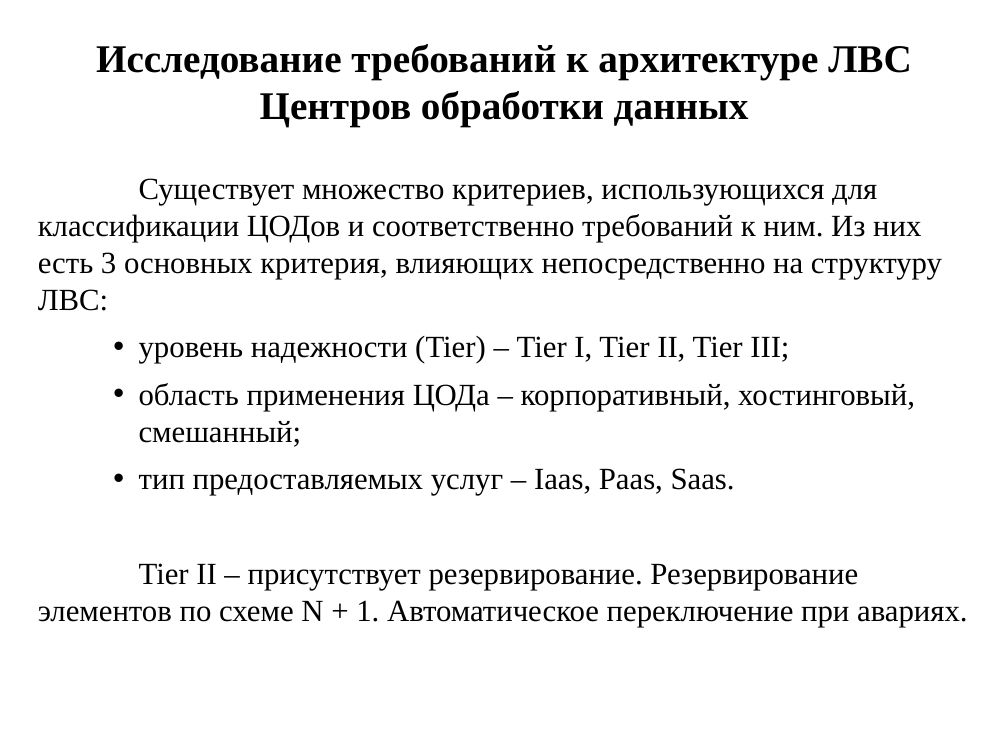
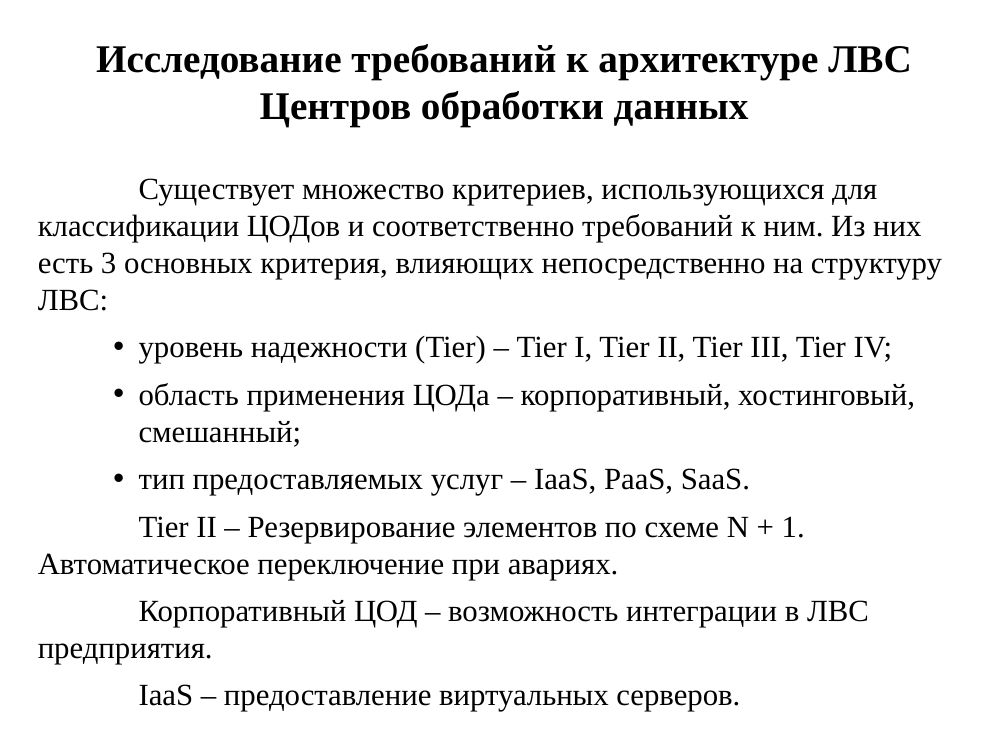
Before and after one commit to Ivashkka/diplom, a slide deck: slide 4 of Diplom_Rakov.pptx. Drawn at 1008x756 pixels with LibreOffice and Linux fonts; fonts in the diff are those of the drawing. Boxes give left, top, right and bottom in pixels: in the first picture for what was removed or moved away, otherwise in the second. Text is boxed around its words. In the diff, an @@ line names an element or a change of style, - is before the commit and + after.

```diff
--- a/Diplom_Rakov.pptx
+++ b/Diplom_Rakov.pptx
@@ text at box(139, 336, 893, 363): text changed @@
-• уровень надежности (Tier) – Tier I, Tier II, Tier III;
+• уровень надежности (Tier) – Tier I, Tier II, Tier III, Tier IV;
@@ text at box(38, 468, 869, 712): text changed @@
-• тип предоставляемых услуг – Iaas, Paas, Saas.
-Tier II – присутствует резервирование. Резервирование элементов по схеме N + 1. Автоматическое переключение при авариях.
+• тип предоставляемых услуг – IaaS, PaaS, SaaS.
+Tier II – Резервирование элементов по схеме N + 1. Автоматическое переключение при авариях.
+Корпоративный ЦОД – возможность интеграции в ЛВС предприятия.
+IaaS – предоставление виртуальных серверов.
```
Also in this commit, not shown: 6 other slides changed, 10 slides removed, 1 other file.
